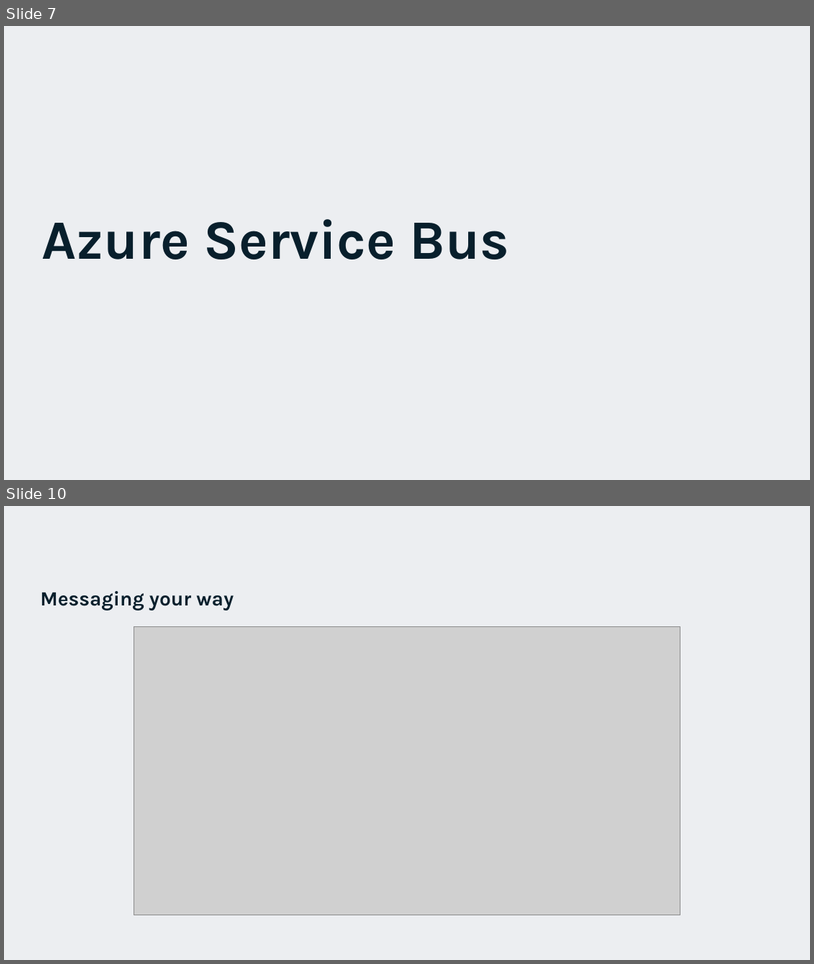
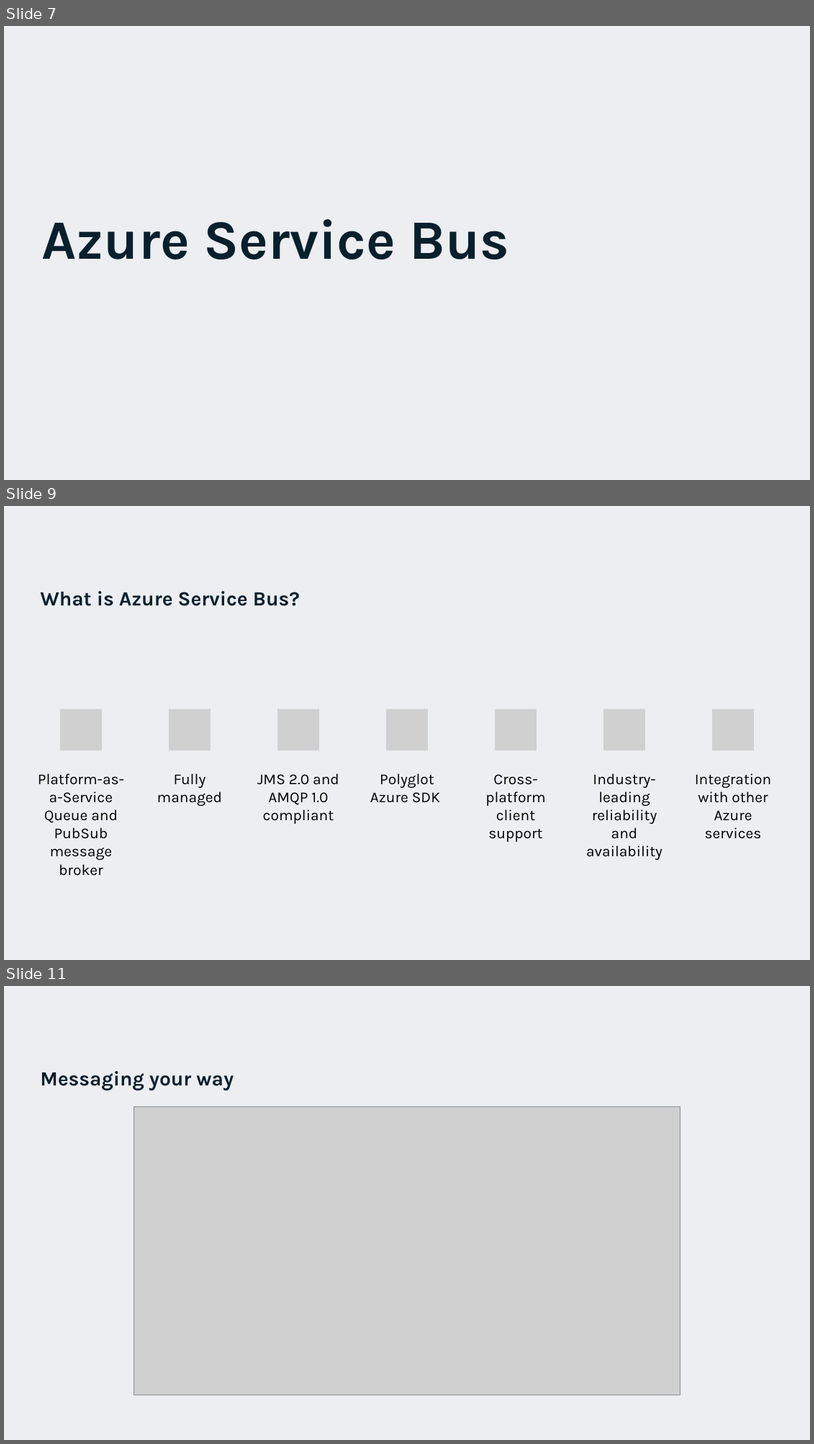
Before and after one commit to EldertGrootenboer/Migrating-your-messaging-workloads-to-the-Cloud-with-Azure-Service-Bus, a slide deck: Migrating your messaging workloads to the Cloud with Azure Service Bus.pptx. Shown one above the other, each under a label of ours: slides 7 and 10 before the commit, slides 7, 9 and 11 after it; the slides between them are not shown. The pictures are 814x964 and 814x1444 pixels, drawn with LibreOffice and Linux fonts; fonts in the diff are those of the drawing; grey boxes stand for pictures; background and template pictures are left out. Boxes give left, top, right and bottom in pixels: in the first picture for what was removed or moved away, otherwise in the second. Text is boxed around its words. In the diff, an @@ line names an element or a change of style, - is before the commit and + after.

```diff
--- a/Migrating your messaging workloads to the Cloud with Azure Service Bus.pptx
+++ b/Migrating your messaging workloads to the Cloud with Azure Service Bus.pptx
@@ slide 9 added at bbox=[4, 506, 810, 960], background #C1C7D2 at 30% opacity @@
@@ title added at bbox=[40, 591, 300, 606], 24 pt, text #081F2C, bold @@
+What is Azure Service Bus?
@@ group added at bbox=[38, 708, 772, 875]: 7 pictures, 7 texts @@
+Platform-as-a-Service Queue and PubSub message broker
+Fully managed
+JMS 2.0 and AMQP 1.0 compliant
+Polyglot Azure SDK
+Cross-platform client support
+Industry-leading reliability and availability
+Integration with other Azure services
@@ what was slide 10 is now slide 11 @@
```
Also in this commit, not shown: 7 slides changed, 3 other files.
